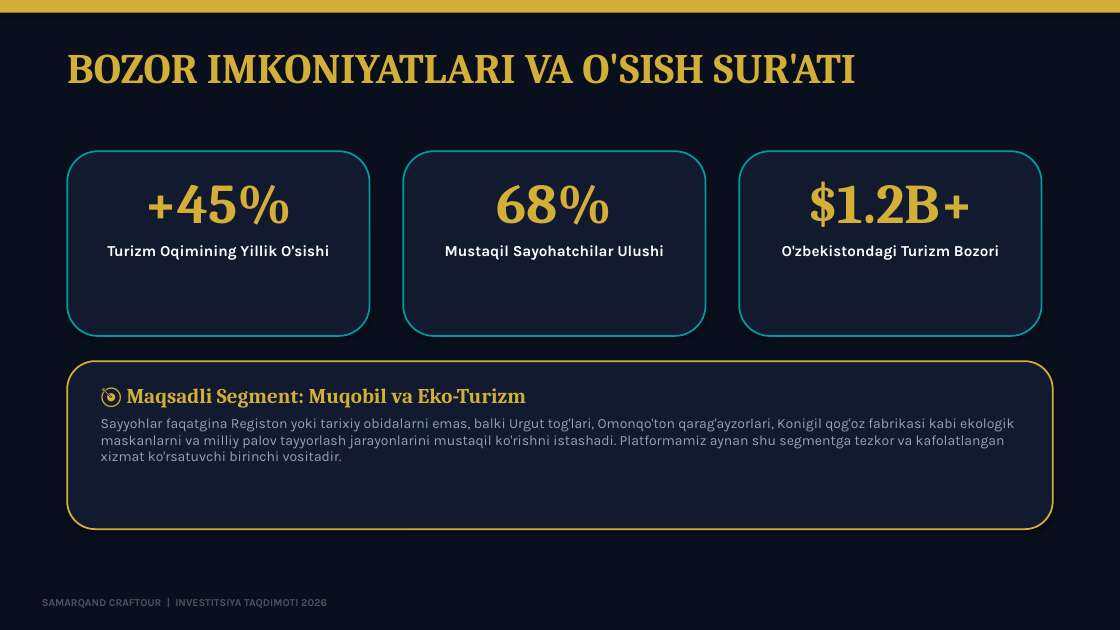
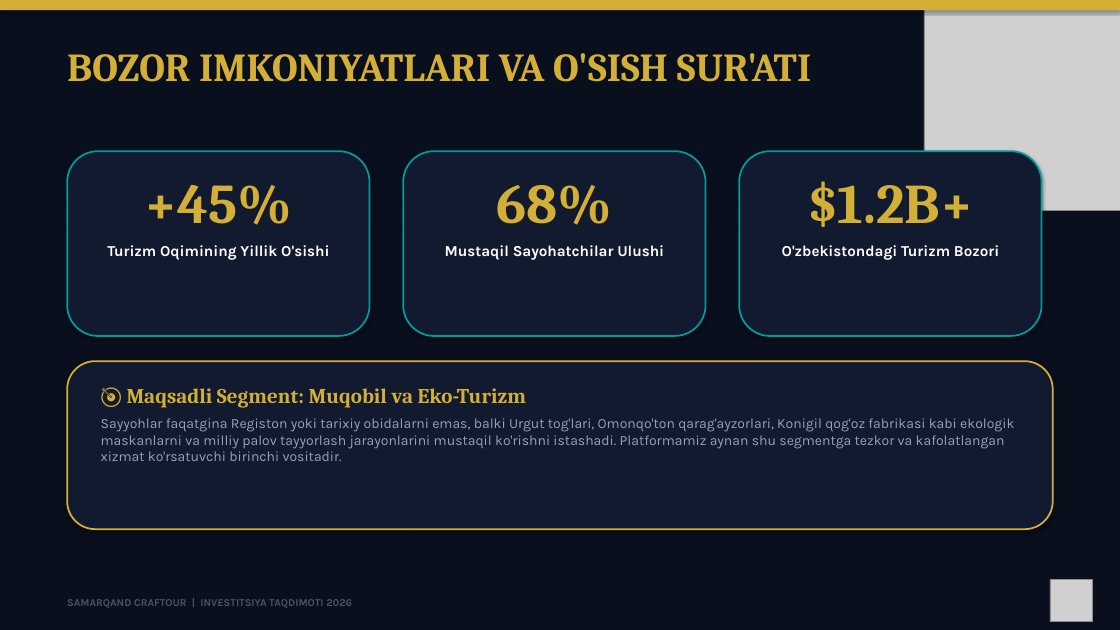
Before and after one commit to mikemukhriddin-hub/uzbek-trip-, a slide deck: slide 5 of Samarqand_CrafTour_Investor_Pitch_Deck.pptx. Drawn at 1120x630 pixels with LibreOffice and Linux fonts; fonts in the diff are those of the drawing; grey boxes stand for pictures. Boxes give left, top, right and bottom in pixels: in the first picture for what was removed or moved away, otherwise in the second. Text is boxed around its words. In the diff, an @@ line names an element or a change of style, - is before the commit and + after.

```diff
--- a/Samarqand_CrafTour_Investor_Pitch_Deck.pptx
+++ b/Samarqand_CrafTour_Investor_Pitch_Deck.pptx
@@ picture added at [924, 0, 1120, 210] @@
@@ text "BOZOR IMKONIYATLARI VA O'SISH SUR'ATI" at [67, 53, 811, 82]: size 36 to 34 pt @@
@@ text "SAMARQAND CRAFTOUR | INVESTITSIYA TAQDIMOTI ...": place and size @@
-text "SAMARQAND CRAFTOUR | INVESTITSIYA TAQDIMOTI ..." at [42, 599, 327, 608]
+text "SAMARQAND CRAFTOUR | INVESTITSIYA TAQDIMOTI ..." at [67, 599, 352, 608]
@@ picture added at [1050, 580, 1092, 622] @@
```
Also in this commit, not shown: 7 other slides changed, 19 other files.
